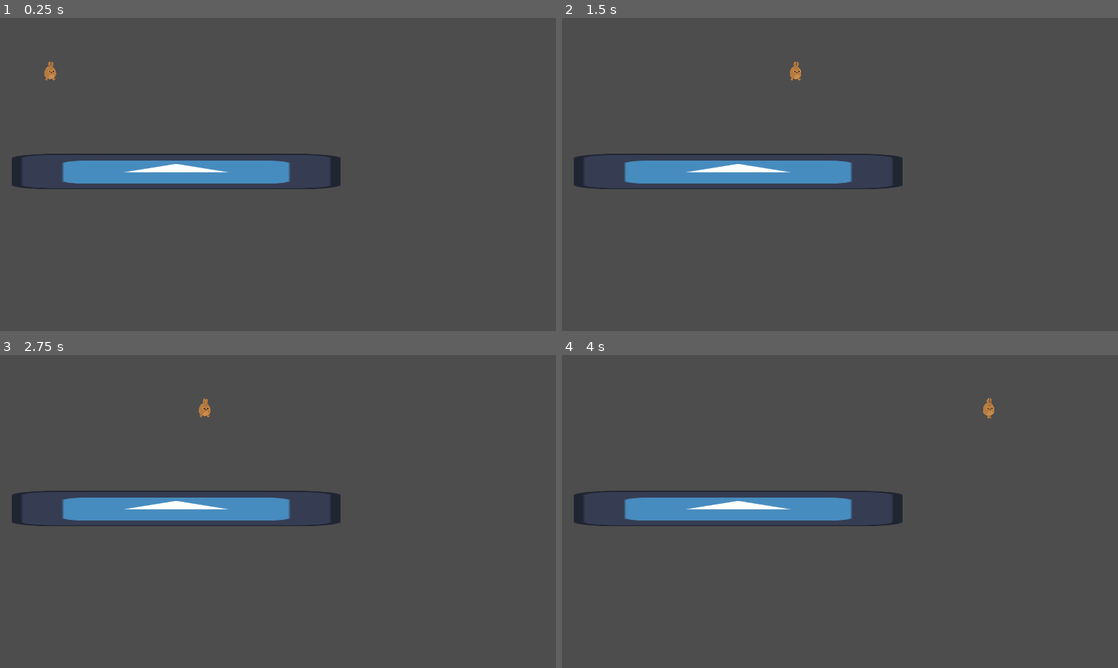
Above: before the commit, frames 1-4 (two rows, left to right).
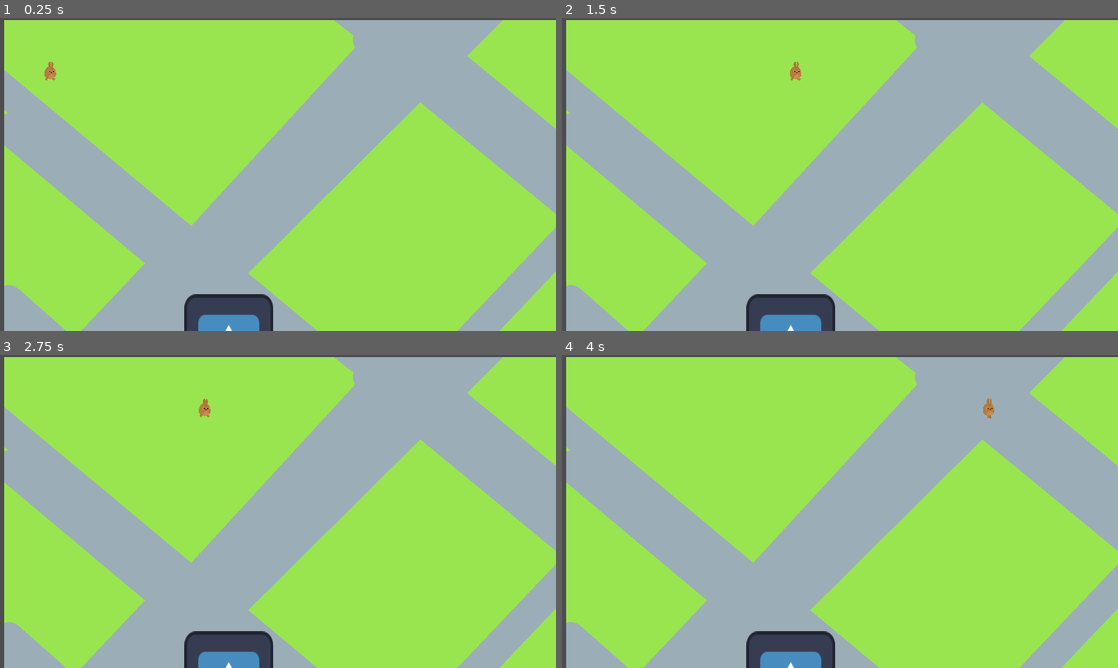
Above: after the commit, the same moments.

Repository: Akecza/BrainDrain
Game: Godot game, scene res://scenes/game.tscn
The game is run twice, just before and just after one commit, with the same random seed, the same clock (stepped at 60 frames per second) and the same inputs. The engine's default icon, where the game draws it, is replaced by a stand-in: a white triangle on a blue panel in a dark square.
Inputs:
- Up to frame 1 (0.25 s): no input
- Up to frame 2 (1.5 s): tap Enter (ui_accept) at 0.5, 0.77 s; hold Right (ui_right) from 0.53 s (still down)
- Up to frame 3 (2.75 s): tap Enter (ui_accept) at 1.52 s; release Right (ui_right) at 2.03 s; hold Left (ui_left) from 2.03 s (still down)
- Up to frame 4 (4 s): release Left (ui_left) at 2.78 s; hold Right (ui_right) from 2.78 s (still down); tap Enter (ui_accept) at 3.02, 3.77 s

The runs differ from the first frame. In frame 1, 98% of the frame differs, in the area x 0-100%, y 0-100%; in frame 2, 98%; in frame 3, 98%; in frame 4, 98%.

Commit message:
background

Diff:
--- a/scenes/game.tscn
+++ b/scenes/game.tscn
@@ -1,22 +1,37 @@
-[gd_scene load_steps=4 format=3 uid="uid://cafnh4rpv7oee"]
+[gd_scene load_steps=5 format=3 uid="uid://cafnh4rpv7oee"]
 
 [ext_resource type="PackedScene" uid="uid://b3l8edt0bi7np" path="res://scenes/player.tscn" id="1_dofbq"]
 [ext_resource type="Texture2D" uid="uid://cer62p5bq6oph" path="res://icon.svg" id="2_1dwjh"]
+[ext_resource type="Texture2D" uid="uid://ce8aomk05iuvx" path="res://art/background.png" id="3_0jlkx"]
 
 [sub_resource type="RectangleShape2D" id="RectangleShape2D_cwio2"]
-size = Vector2(685, 72)
+size = Vector2(181.5, 222)
 
 [node name="Game" type="Node2D"]
+
+[node name="Background2" type="Sprite2D" parent="."]
+position = Vector2(968, 965)
+texture = ExtResource("3_0jlkx")
 
 [node name="Player" parent="." instance=ExtResource("1_dofbq")]
 position = Vector2(104, 110)
 
 [node name="StaticBody2D" type="StaticBody2D" parent="."]
-position = Vector2(365, 318)
+position = Vector2(474, 685)
 
 [node name="CollisionShape2D" type="CollisionShape2D" parent="StaticBody2D"]
 shape = SubResource("RectangleShape2D_cwio2")
 
 [node name="Sprite2D" type="Sprite2D" parent="StaticBody2D"]
-scale = Vector2(5.32813, 0.570313)
+scale = Vector2(1.4375, 1.76172)
 texture = ExtResource("2_1dwjh")
+
+[node name="StaticBody2D2" type="StaticBody2D" parent="."]
+position = Vector2(891, 1129)
+
+[node name="CollisionShape2D" type="CollisionShape2D" parent="StaticBody2D2"]
+shape = SubResource("RectangleShape2D_cwio2")
+
+[node name="Sprite2D" type="Sprite2D" parent="StaticBody2D2"]
+scale = Vector2(1.4375, 1.76172)
+texture = ExtResource("2_1dwjh")
Binary file added: art/background.png
Not shown, added: art/background.png.import
